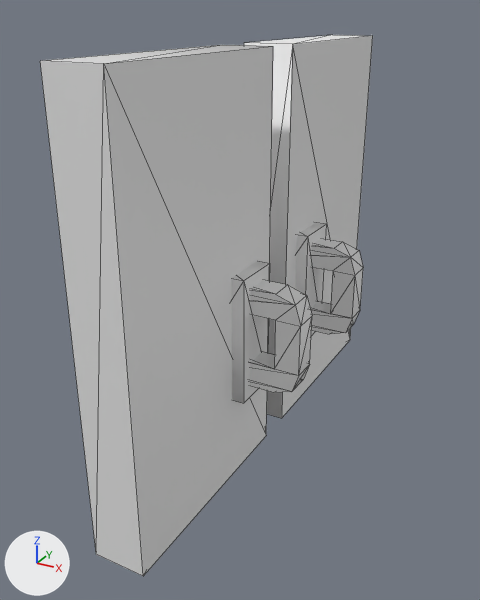
What one commit did to the glTF model Assets/kenney/kenney_prototype-kit/door-sliding-double.glb.
Both versions are drawn from a 50 mm camera at (0.587, -1.135, 0.86) aimed at (-0.101, 0.117, 0.233). The lights are fixed; the arrows at lower left show +X, +Y and +Z. Mesh edges are drawn as thin lines. Materials are left out; every surface is plain grey. Where no turn or scale is listed for an object, it has been applied to the vertices. Vertices at the same position are counted once.

The first picture shows 'door-left', 'door-right'.
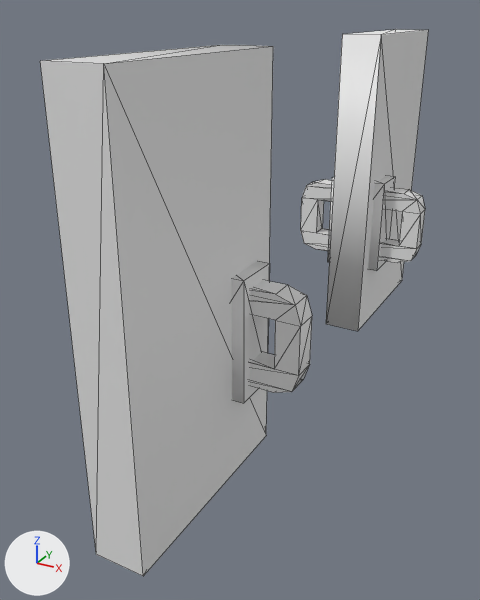
The newer file is also turned or shifted as a whole; pictures and numbers use the older file's frame.

What differs and where, as boxes (x1, y1, x2, y2) in the pictures (480 x 600 px):
'door-left', mesh moved: before (244, 35, 373, 418); after (301, 29, 429, 331)

The change in detail:
me_door_left has 48 vertices, 88 faces and spans x -0.175..0.175, y 0.0..0.45, z 0.0..0.8.
me_door_left is used by ob_door_left; location (0.0, 0.039, 0.0).
me_door_left part 1: the whole mesh is moved by (0.0, 0.513, 0.0).
